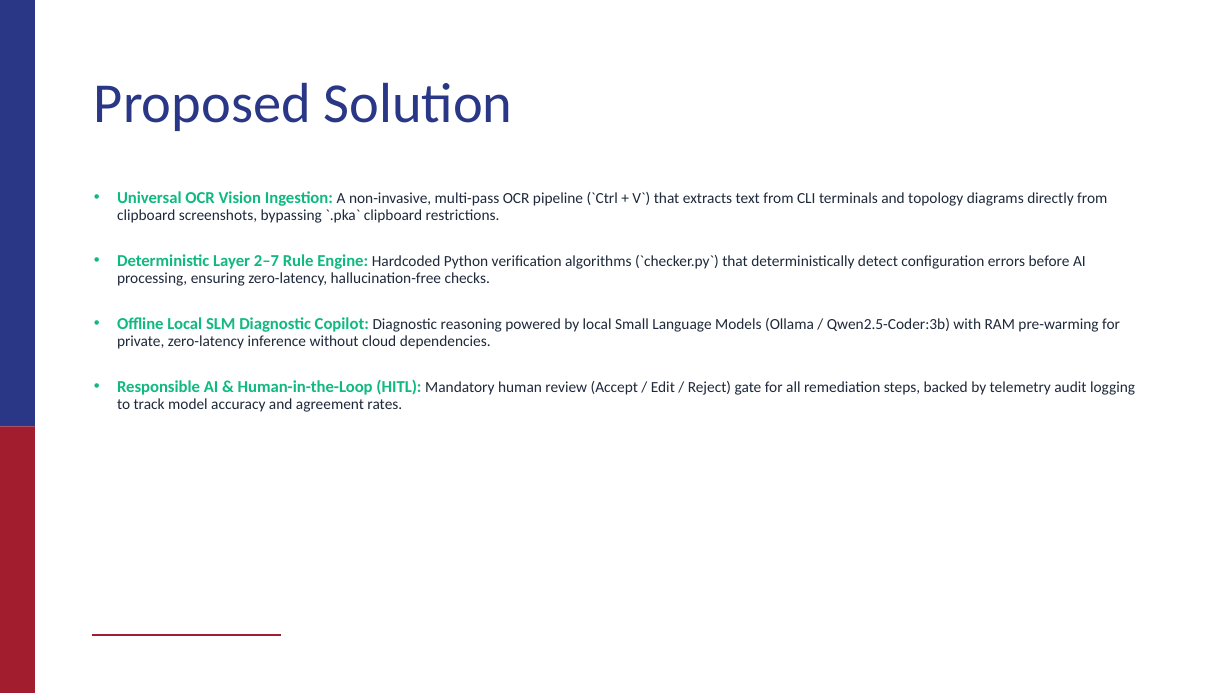
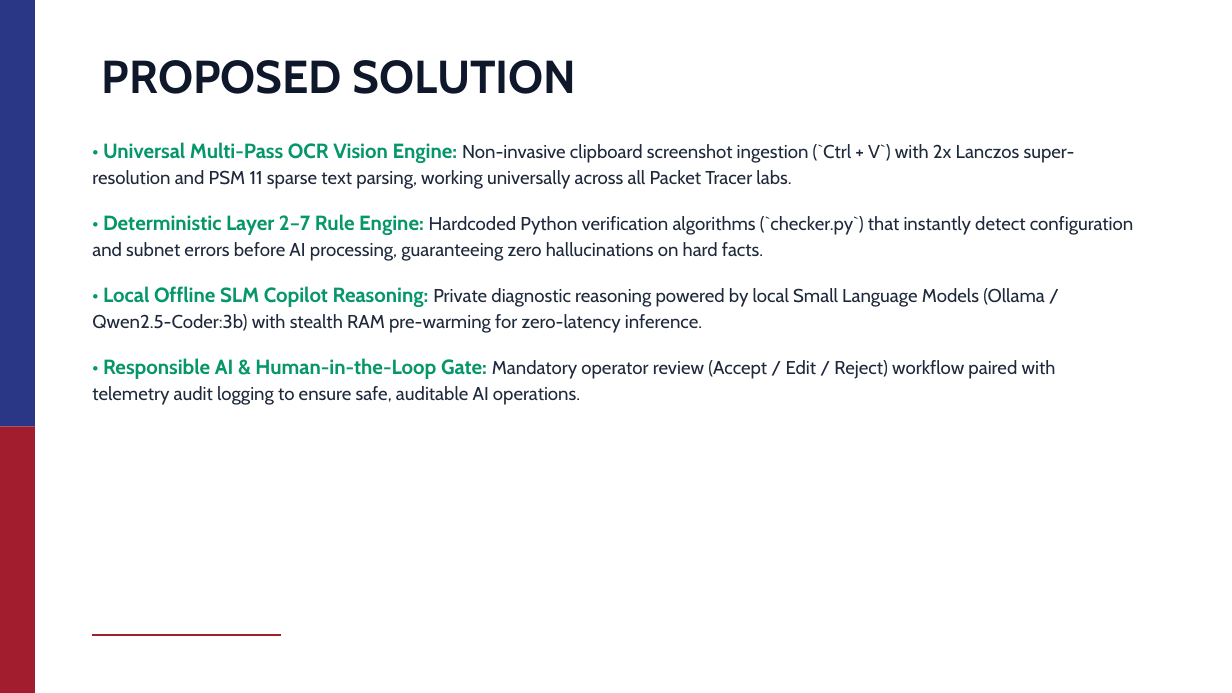
Before and after one commit to sanidhyaagrawal17/netsage-ai, a slide deck: slide 5 of docs/NetSage_AI_Synopsis_Presentation.pptx. Drawn at 1232x693 pixels with LibreOffice and Linux fonts; fonts in the diff are those of the drawing; background and template pictures are left out. Boxes give left, top, right and bottom in pixels: in the first picture for what was removed or moved away, otherwise in the second. Text is boxed around its words. In the diff, an @@ line names an element or a change of style, - is before the commit and + after.

Commit message:
docs: increase font sizes and standardize typography hierarchy across all slides

```diff
--- a/docs/NetSage_AI_Synopsis_Presentation.pptx
+++ b/docs/NetSage_AI_Synopsis_Presentation.pptx
@@ title at (x1=102, y1=60, x2=577, y2=94): text changed; size 44 to 36 pt; font Calibri to Cabin; text colour #293786 to #0F172A; bold on @@
-Proposed Solution
+PROPOSED SOLUTION
@@ text at (x1=92, y1=142, x2=1134, y2=405): text changed; size 12 to 14.5 pt; font Calibri to Cabin @@
-• Universal OCR Vision Ingestion: A non-invasive, multi-pass OCR pipeline (`Ctrl + V`) that extracts text from CLI terminals and topology diagrams directly from clipboard screenshots, bypassing `.pka` clipboard restrictions.
-• Deterministic Layer 2–7 Rule Engine: Hardcoded Python verification algorithms (`checker.py`) that deterministically detect configuration errors before AI processing, ensuring zero-latency, hallucination-free checks.
-• Offline Local SLM Diagnostic Copilot: Diagnostic reasoning powered by local Small Language Models (Ollama / Qwen2.5-Coder:3b) with RAM pre-warming for private, zero-latency inference without cloud dependencies.
-• Responsible AI & Human-in-the-Loop (HITL): Mandatory human review (Accept / Edit / Reject) gate for all remediation steps, backed by telemetry audit logging to track model accuracy and agreement rates.
+• Universal Multi-Pass OCR Vision Engine: Non-invasive clipboard screenshot ingestion (`Ctrl + V`) with 2x Lanczos super-resolution and PSM 11 sparse text parsing, working universally across all Packet Tracer labs.
+• Deterministic Layer 2–7 Rule Engine: Hardcoded Python verification algorithms (`checker.py`) that instantly detect configuration and subnet errors before AI processing, guaranteeing zero hallucinations on hard facts.
+• Local Offline SLM Copilot Reasoning: Private diagnostic reasoning powered by local Small Language Models (Ollama / Qwen2.5-Coder:3b) with stealth RAM pre-warming for zero-latency inference.
+• Responsible AI & Human-in-the-Loop Gate: Mandatory operator review (Accept / Edit / Reject) workflow paired with telemetry audit logging to ensure safe, auditable AI operations.
```
Also in this commit, not shown: 9 other slides changed.
